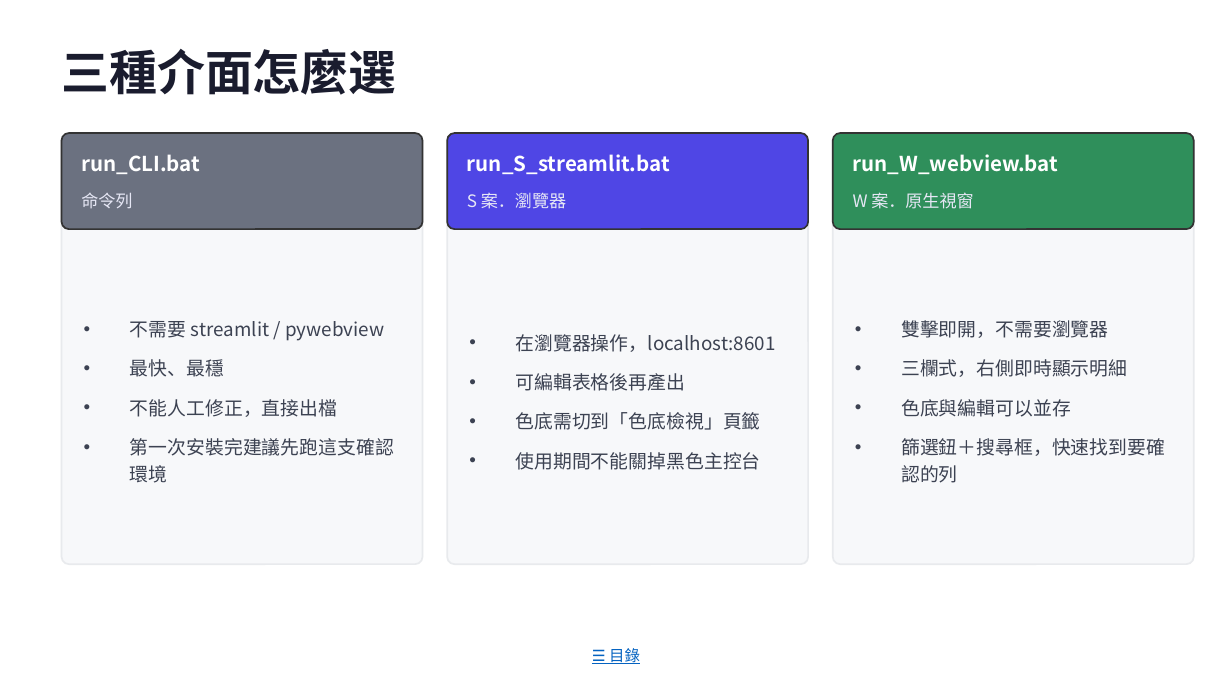
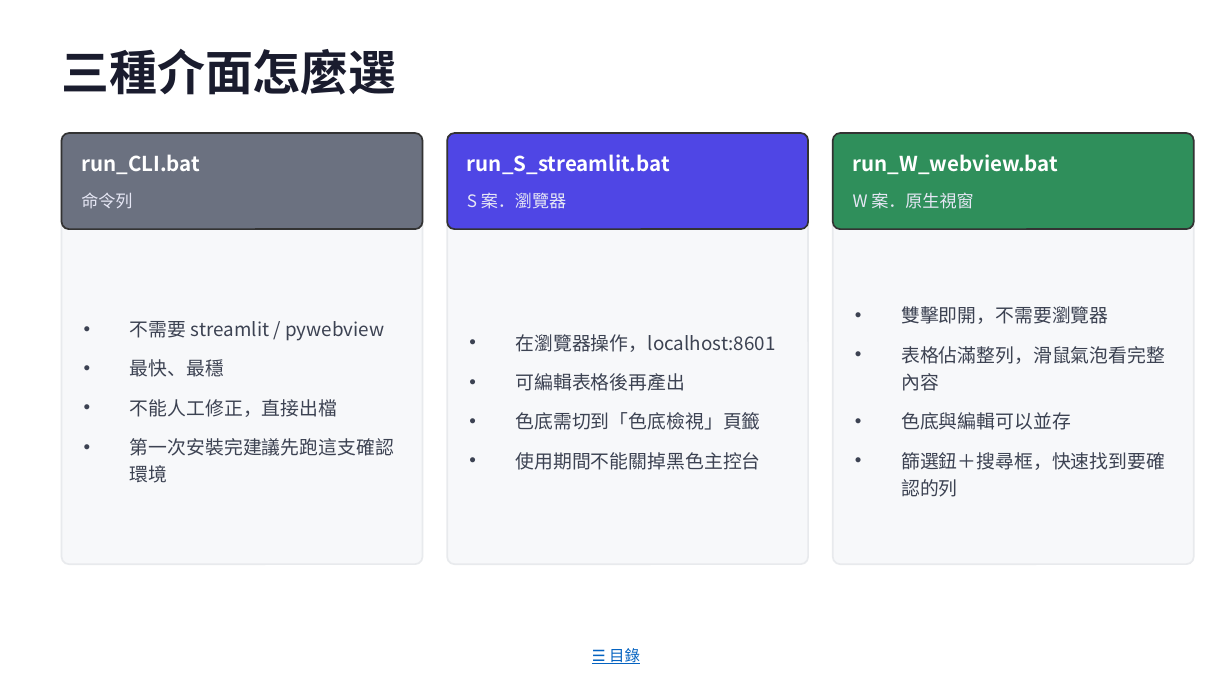
Before and after one commit to jenhochen/AI_BOM, a slide deck: slide 5 of docs/BOM_Matcher_v0.10_操作SOP.pptx. Drawn at 1232x693 pixels with LibreOffice and Linux fonts; fonts in the diff are those of the drawing. Boxes give left, top, right and bottom in pixels: in the first picture for what was removed or moved away, otherwise in the second. Text is boxed around its words. In the diff, an @@ line names an element or a change of style, - is before the commit and + after.

```diff
--- a/docs/BOM_Matcher_v0.10_操作SOP.pptx
+++ b/docs/BOM_Matcher_v0.10_操作SOP.pptx
@@ text at [901,346,1165,391]: text changed @@
-• 三欄式，右側即時顯示明細
+• 表格佔滿整列，滑鼠氣泡看完整內容
```
Also in this commit, not shown: 1 other slide changed, 10 other files.
